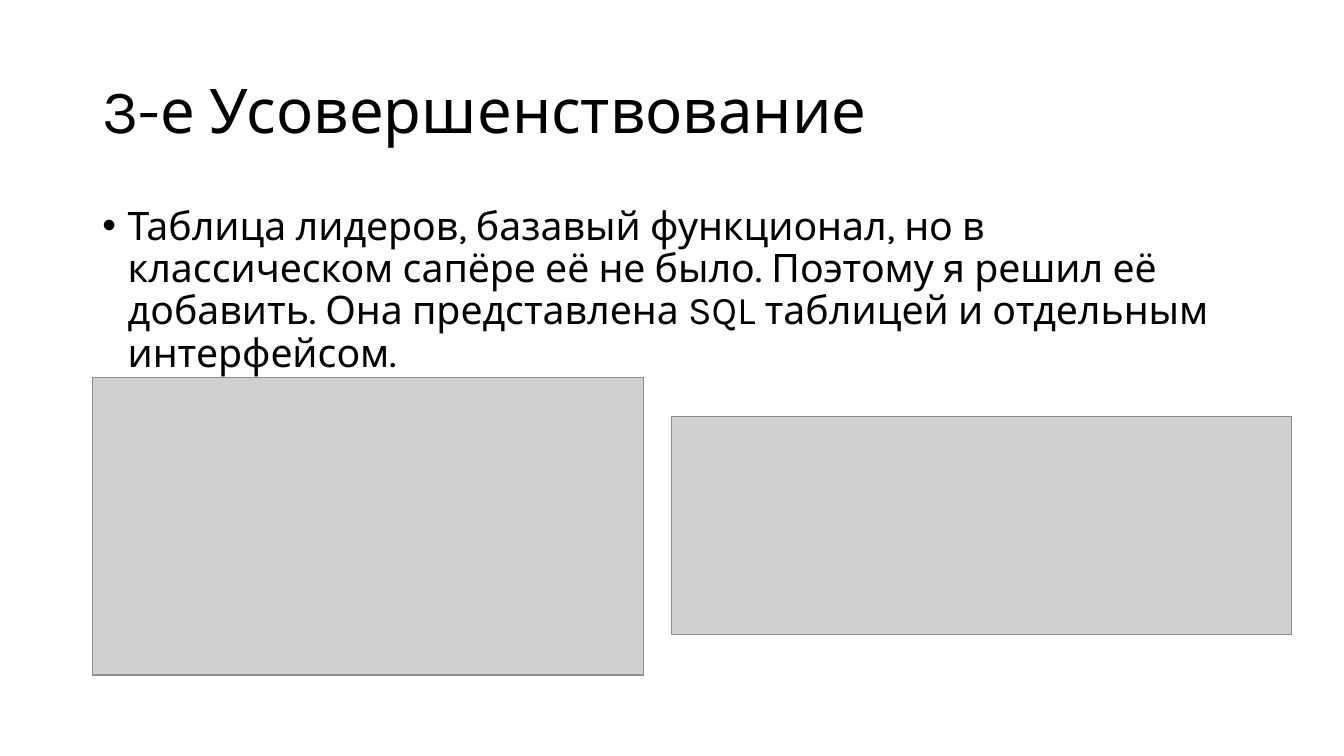
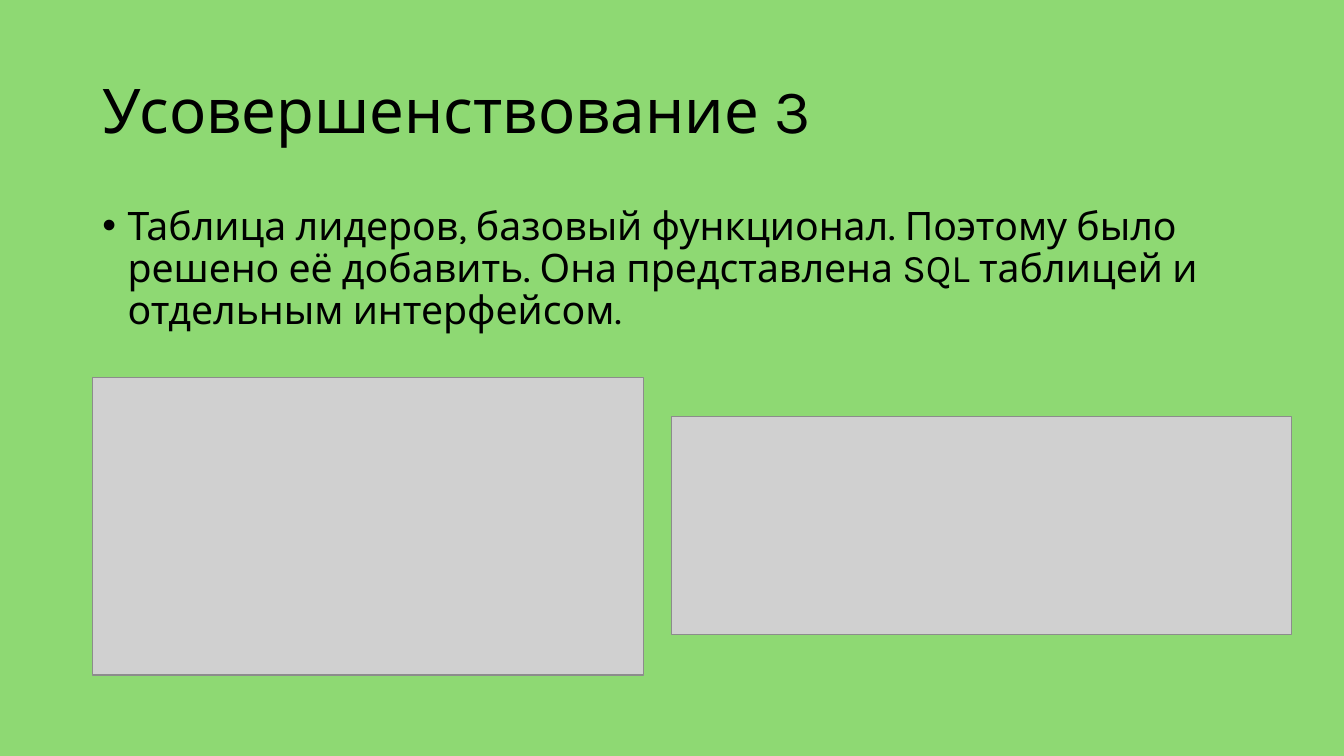
Before and after one commit to ender-gamerplay/project_1, a slide deck: slide 5 of project_1/Презентация для проекта.pptx. Drawn at 1344x756 pixels with LibreOffice and Linux fonts; fonts in the diff are those of the drawing; grey boxes stand for pictures. Boxes give left, top, right and bottom in pixels: in the first picture for what was removed or moved away, otherwise in the second. Text is boxed around its words. In the diff, an @@ line names an element or a change of style, - is before the commit and + after.

```diff
--- a/project_1/Презентация для проекта.pptx
+++ b/project_1/Презентация для проекта.pptx
@@ background #FFFFFF to #8ED973 @@
@@ title at box(102, 89, 810, 148): text changed @@
-3-е Усовершенствование
+Усовершенствование 3
@@ text at box(128, 210, 1197, 334): text changed @@
-• Таблица лидеров, базавый функционал, но в классическом сапёре её не было. Поэтому я решил её добавить. Она представлена SQL таблицей и отдельным интерфейсом.
+• Таблица лидеров, базовый функционал. Поэтому было решено её добавить. Она представлена SQL таблицей и отдельным интерфейсом.
```
Also in this commit, not shown: 5 other slides changed, 1 slide added, 2 other files.
